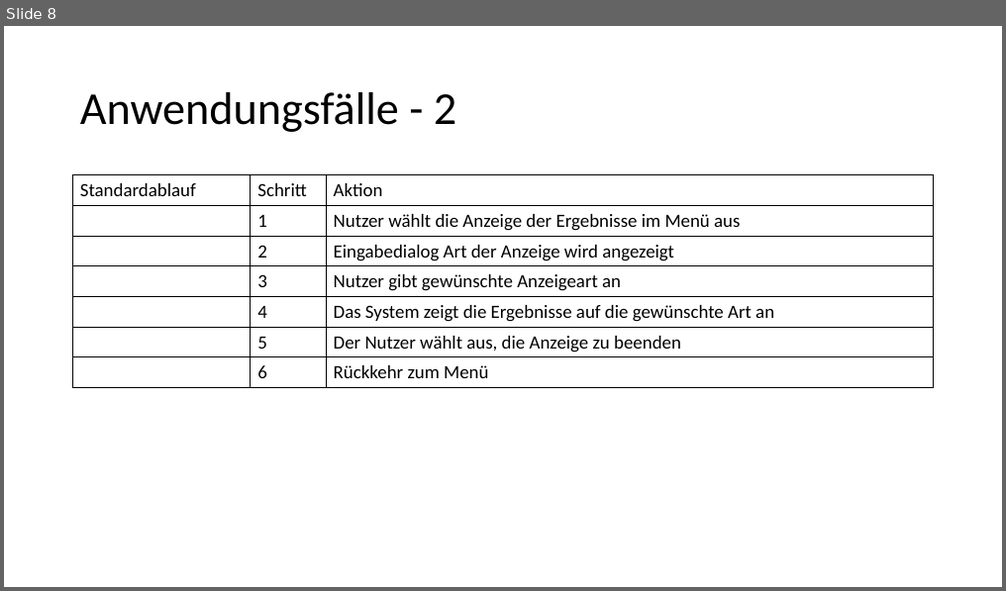
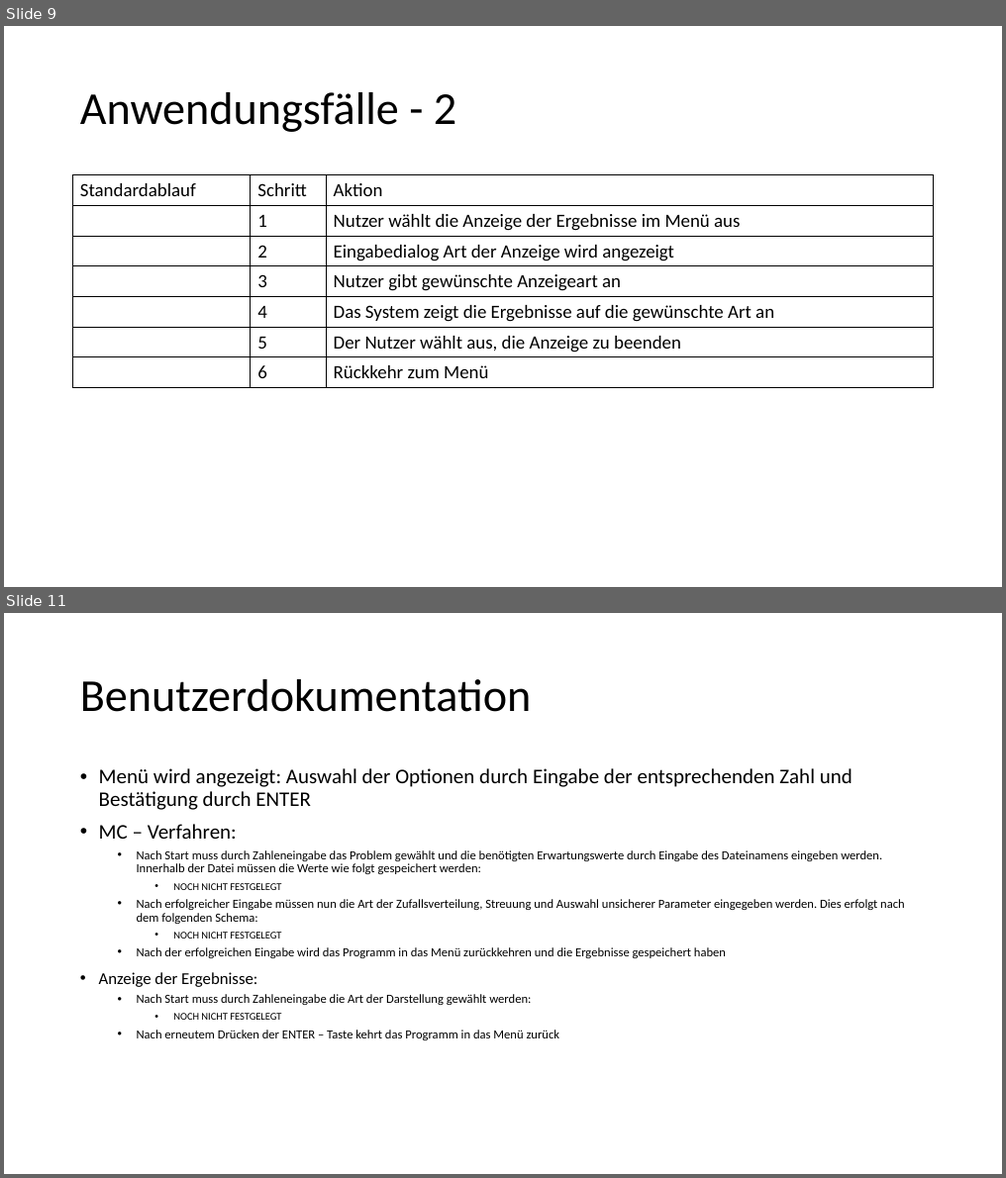
Before and after one commit to nilsspeetzen/SEP, a slide deck: Gruppe 7.pptx. Shown one above the other, each under a label of ours: slide 8 before the commit, slides 9 and 11 after it; the slides between them are not shown. The pictures are 1006x591 and 1006x1178 pixels, drawn with LibreOffice and Linux fonts; fonts in the diff are those of the drawing. Boxes give left, top, right and bottom in pixels: in the first picture for what was removed or moved away, otherwise in the second. Text is boxed around its words. In the diff, an @@ line names an element or a change of style, - is before the commit and + after.

```diff
--- a/Gruppe 7.pptx
+++ b/Gruppe 7.pptx
@@ slide 11 added at (x1=4, y1=613, x2=1002, y2=1174), background #FFFFFF @@
@@ title added at (x1=80, y1=679, x2=532, y2=712), 44 pt, text #000000 @@
+Benutzerdokumentation
@@ text added at (x1=99, y1=768, x2=905, y2=1041), 12 pt, text #000000 @@
+• Menü wird angezeigt: Auswahl der Optionen durch Eingabe der entsprechenden Zahl und Bestätigung durch ENTER
+• MC – Verfahren:
+  • Nach Start muss durch Zahleneingabe das Problem gewählt und die benötigten Erwartungswerte durch Eingabe des Dateinamens eingeben werden. Innerhalb der Datei müssen die Werte wie folgt gespeichert werden:
+    • NOCH NICHT FESTGELEGT
+  • Nach erfolgreicher Eingabe müssen nun die Art der Zufallsverteilung, Streuung und Auswahl unsicherer Parameter eingegeben werden. Dies erfolgt nach dem folgenden Schema:
+    • NOCH NICHT FESTGELEGT
+  • Nach der erfolgreichen Eingabe wird das Programm in das Menü zurückkehren und die Ergebnisse gespeichert haben
+• Anzeige der Ergebnisse:
+  • Nach Start muss durch Zahleneingabe die Art der Darstellung gewählt werden:
+    • NOCH NICHT FESTGELEGT
+  • Nach erneutem Drücken der ENTER – Taste kehrt das Programm in das Menü zurück
@@ what was slide 8 is now slide 9 @@
```
Also in this commit, not shown: 3 slides changed, 2 other slides added, 1 slide removed.
